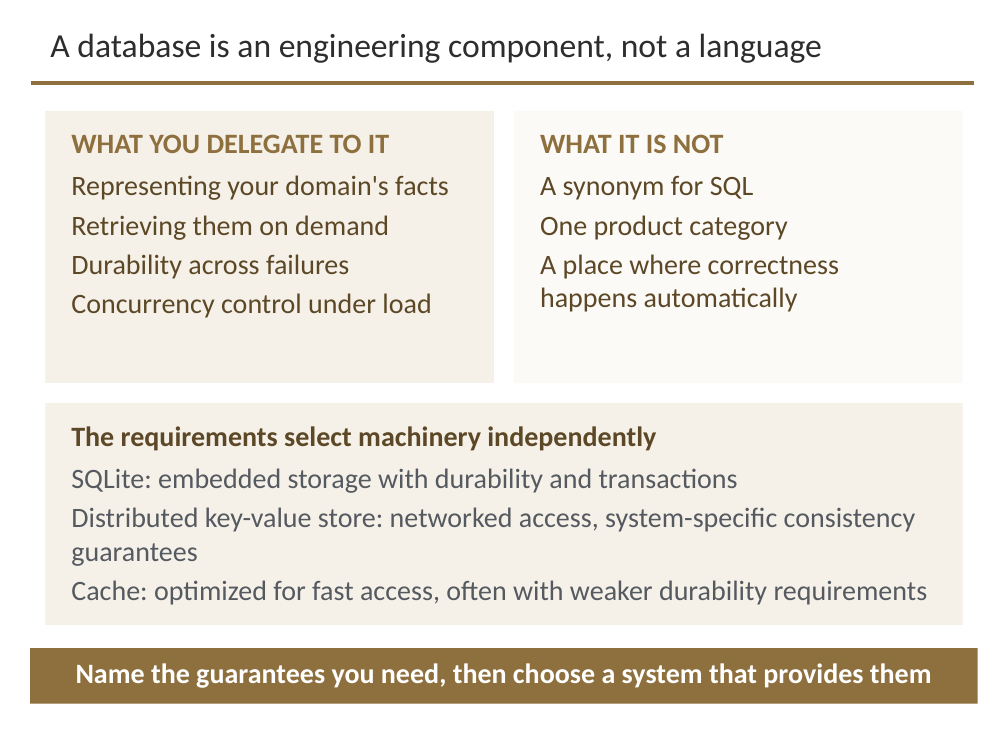
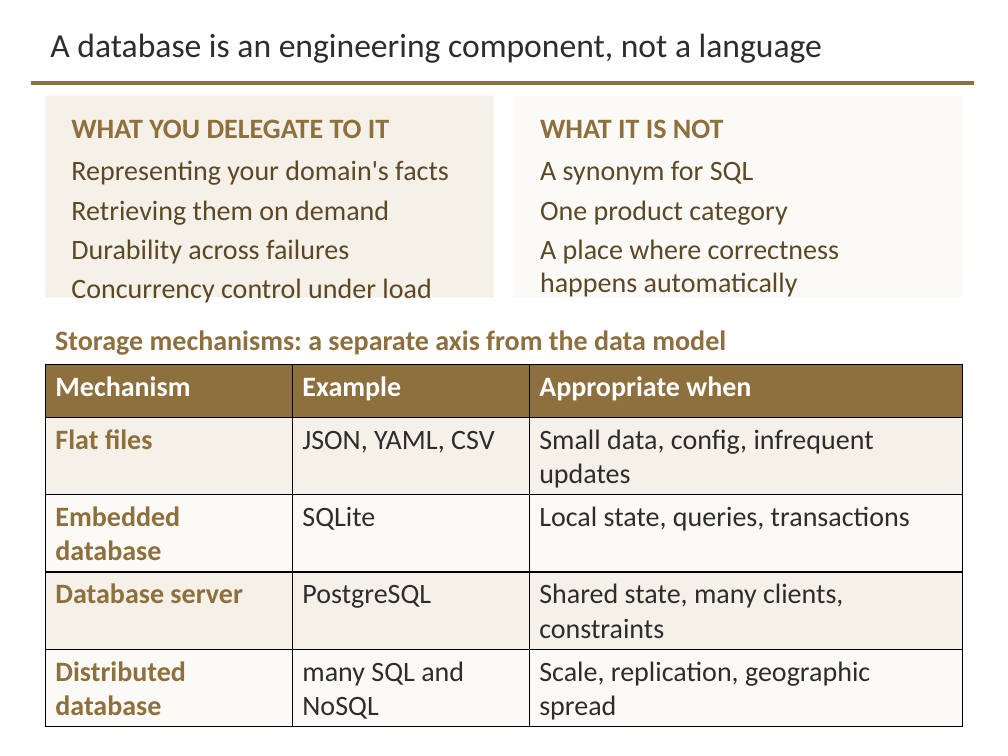
Before and after one commit to davisjam/model-based-agentic-software-engineering, a slide deck: slide 4 of course/lectures/act-3-software-in-the-world/02-compute-environments-and-data-management/3-2-Data-Management.pptx. Drawn at 1008x756 pixels with LibreOffice and Linux fonts; fonts in the diff are those of the drawing; background and template pictures are left out. Boxes give left, top, right and bottom in pixels: in the first picture for what was removed or moved away, otherwise in the second. Text is boxed around its words. In the diff, an @@ line names an element or a change of style, - is before the commit and + after.

```diff
--- a/course/lectures/act-3-software-in-the-world/02-compute-environments-and-data-management/3-2-Data-Management.pptx
+++ b/course/lectures/act-3-software-in-the-world/02-compute-environments-and-data-management/3-2-Data-Management.pptx
@@ rectangle: place and size @@
-rectangle at [45, 111, 494, 383]
+rectangle at [45, 96, 494, 297]
@@ text "WHAT YOU DELEGATE TO IT": place and size @@
-text "WHAT YOU DELEGATE TO IT" at [71, 134, 449, 318]
+text "WHAT YOU DELEGATE TO IT" at [71, 119, 449, 303]
@@ rectangle: place and size @@
-rectangle at [514, 111, 963, 383]
+rectangle at [514, 96, 963, 297]
@@ text "WHAT IT IS NOT": place and size @@
-text "WHAT IT IS NOT" at [540, 134, 839, 312]
+text "WHAT IT IS NOT" at [540, 119, 839, 297]
@@ text added at [55, 330, 726, 355], 20 pt, text #8E6F3E, bold @@
+Storage mechanisms: a separate axis from the data model
@@ table added at [45, 365, 963, 724], 5 rows, 3 columns @@
+Mechanism | Example | Appropriate when
+Flat files | JSON, YAML, CSV | Small data, config, infrequent updates
+Embedded database | SQLite | Local state, queries, transactions
+Database server | PostgreSQL | Shared state, many clients, constraints
+Distributed database | many SQL and NoSQL | Scale, replication, geographic spread
@@ rectangle removed at [45, 403, 963, 625] @@
@@ text removed at [71, 426, 928, 605] @@
-The requirements select machinery independently
-SQLite: embedded storage with durability and transactions
-Distributed key-value store: networked access, system-specific consistency guarantees
-Cache: optimized for fast access, often with weaker durability requirements
@@ rectangle removed at [30, 648, 978, 704] @@
@@ text removed at [76, 663, 932, 688] @@
-Name the guarantees you need, then choose a system that provides them
```
Also in this commit, not shown: 22 other slides changed.
